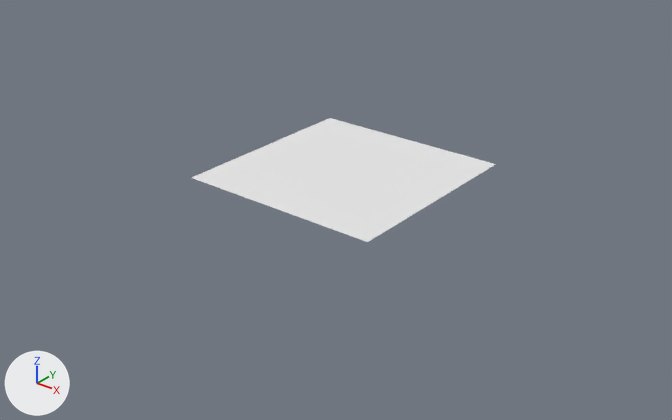
The OBJ model assets/water.obj: old version first, new version second.
Rendered twice from a 50 mm camera at (194.0, -249.0, 137.0) aimed at (1.0, -7.0, -13.0). Lighting does not change. The marker at lower left points along +X, +Y and +Z. Where no turn or scale is listed for an object, it has been applied to the vertices.
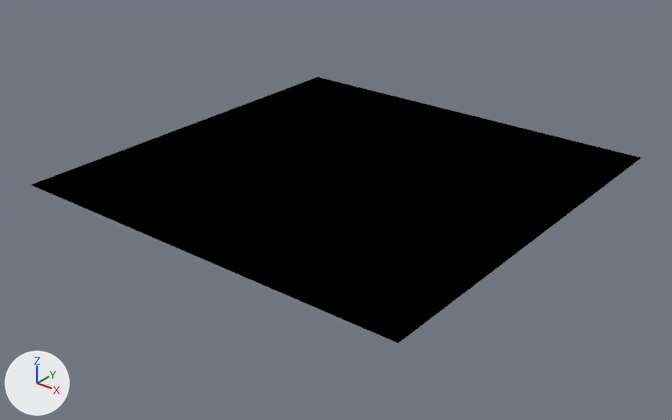
Edits to the bpy script that builds the scene:
```text
Add img_spec_map_empty_png:
    img_spec_map_empty_png = load_image('spec_map_empty.png', 'textures/spec_map_empty.png', 500, 500, 'sRGB')
Change mat_none:
    add n2 = _N.new('ShaderNodeTexImage'); n2.name = 'Image Texture'
    add n2.image = img_spec_map_empty_png
    add n3 = _N.new('ShaderNodeTexImage'); n3.name = 'Image Texture.001'
    add n3.image = img_spec_map_empty_png
    where n0 = _N.new('ShaderNodeBsdfPrincipled'); n0.name = 'Principled BSDF'
    add _L.new(n2.outputs[0], n0.inputs[0])  # 'Color' to 'Base Color'
    add _L.new(n3.outputs[0], n0.inputs[13])  # 'Color' to 'Specular IOR Level'
Change me_plane:
    where me_plane.from_pydata(...)  # 1089 vertices, 2048 faces; spans x -40.0..40.0, y -40.0..40.0, z 0.0
    used by ob_plane; location = (0.0, 0.0, 0.0)
    me_plane part 1: the whole mesh is scaled about its middle by 2
```

Pixel boxes [x1, y1, x2, y2] of what changed, in the pictures (672 x 420 px):
'Plane', surface changed, mesh rescaled (white to black, 100% wider, 114% taller)
    before: [192, 118, 496, 242]
    after: [32, 77, 641, 343]
